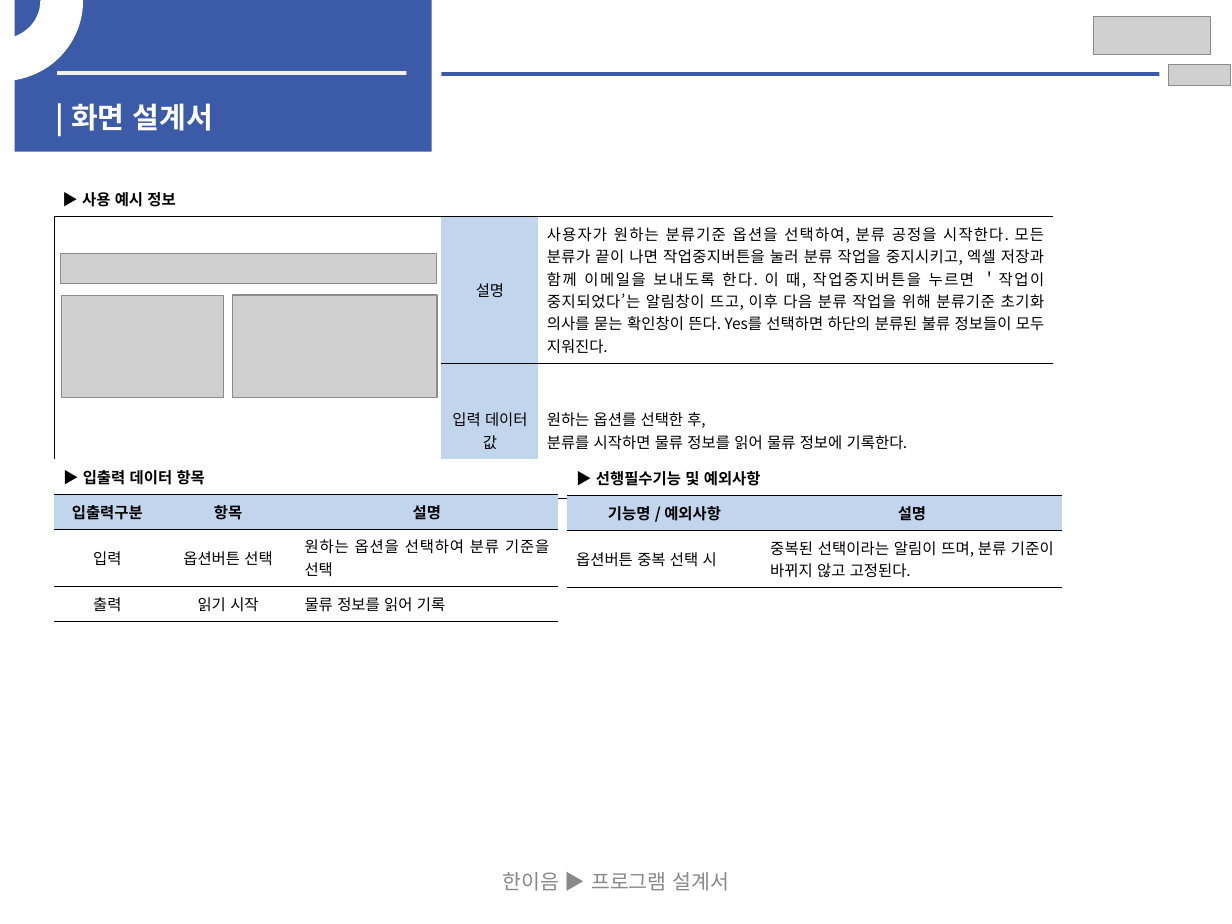
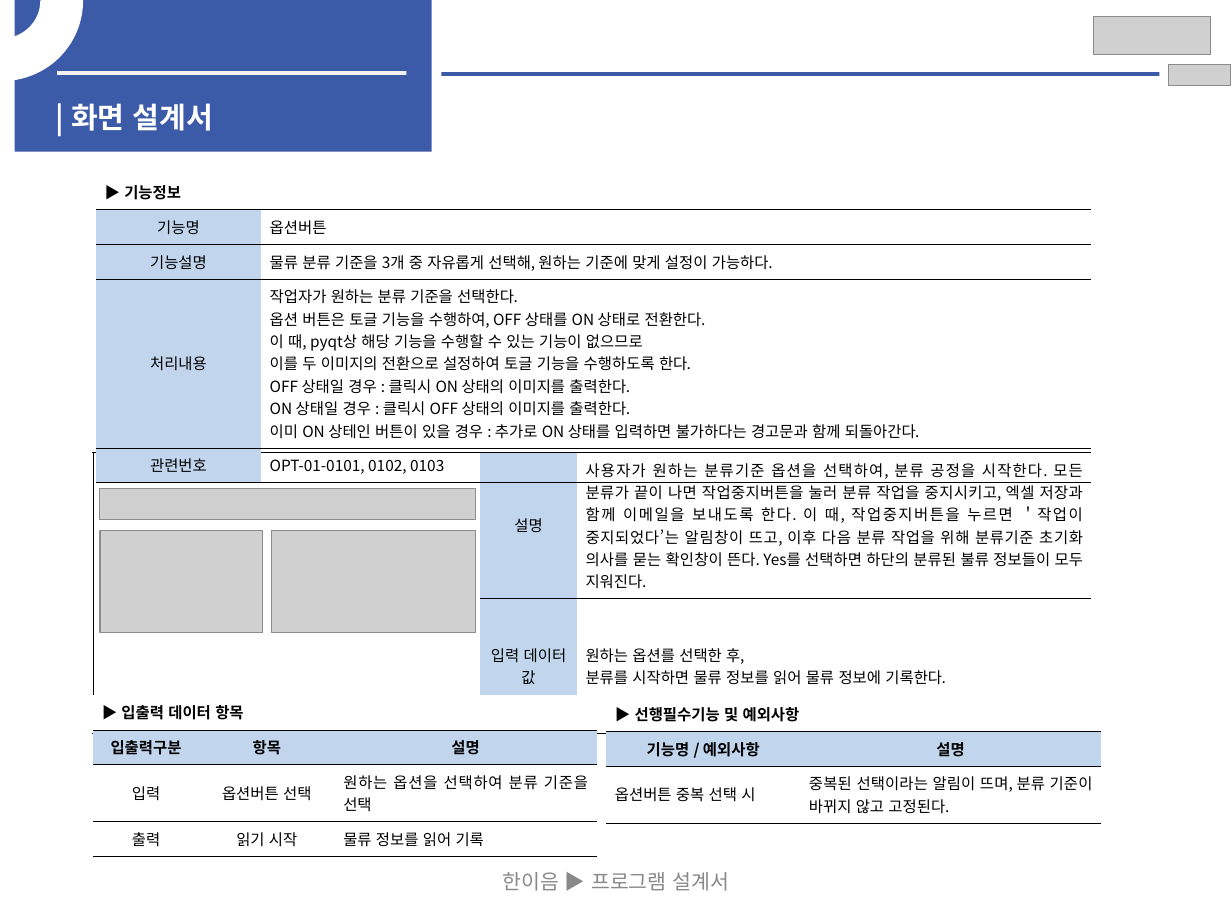
Before and after one commit to dandeeAndy/CapstoneDesign, a slide deck: slide 6 of hanium/제작설계서_안승찬.ppt. Drawn at 1232x924 pixels with LibreOffice and Linux fonts; fonts in the diff are those of the drawing; grey boxes stand for pictures. Boxes give left, top, right and bottom in pixels: in the first picture for what was removed or moved away, otherwise in the second. Text is boxed around its words. In the diff, an @@ line names an element or a change of style, - is before the commit and + after.

```diff
--- a/hanium/제작설계서_안승찬.ppt
+++ b/hanium/제작설계서_안승찬.ppt
@@ table added at box(96, 161, 1092, 478), 5 rows, 2 columns @@
+▶ 기능정보 | 
+기능명 | 옵션버튼
+기능설명 | 물류 분류 기준을 3개 중 자유롭게 선택해, 원하는 기준에 맞게 설정이 가능하다.
+처리내용 | 작업자가 원하는 분류 기준을 선택한다. / 옵션 버튼은 토글 기능을 수행하여, OFF 상태를 ON 상태로 전환한다. / 이 때, pyqt상 해당 기능을 수행할 수 있는 기능이 없으므로 / 이를 두 이미지의 전환으로 설정하여 토글 기능을 수행하도록 한다. / OFF 상태일 경우 : 클릭시 ON 상태의 이미지를 출력한다. / ON 상태일 경우 : 클릭시 OFF 상태의 이미지를 출력한다. / 이미 ON 상테인 버튼이 있을 경우 : 추가로 ON 상태를 입력하면 불가하다는 경고문과 함께 되돌아간다.
+관련번호 | OPT-01-0101, 0102, 0103
@@ picture: place and size @@
-picture at box(233, 294, 437, 397)
+picture at box(100, 489, 476, 520)
@@ picture: place and size @@
-picture at box(60, 254, 436, 285)
+picture at box(100, 531, 262, 633)
@@ picture: place and size @@
-picture at box(62, 296, 224, 398)
+picture at box(271, 531, 476, 633)
@@ 3 tables: place and size @@
-3 tables at box(54, 169, 1062, 616)
+3 tables at box(92, 404, 1100, 851)
```
Also in this commit, not shown: 5 other slides changed, 4 other files.
